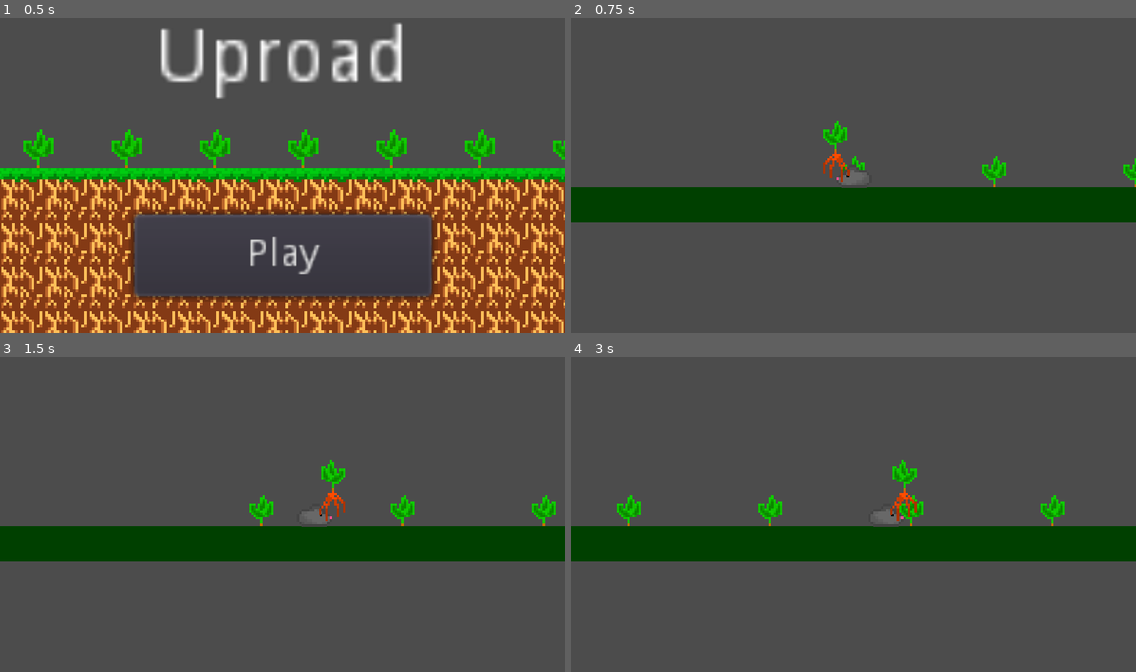
Above: before the commit, frames 1-4 (two rows, left to right).
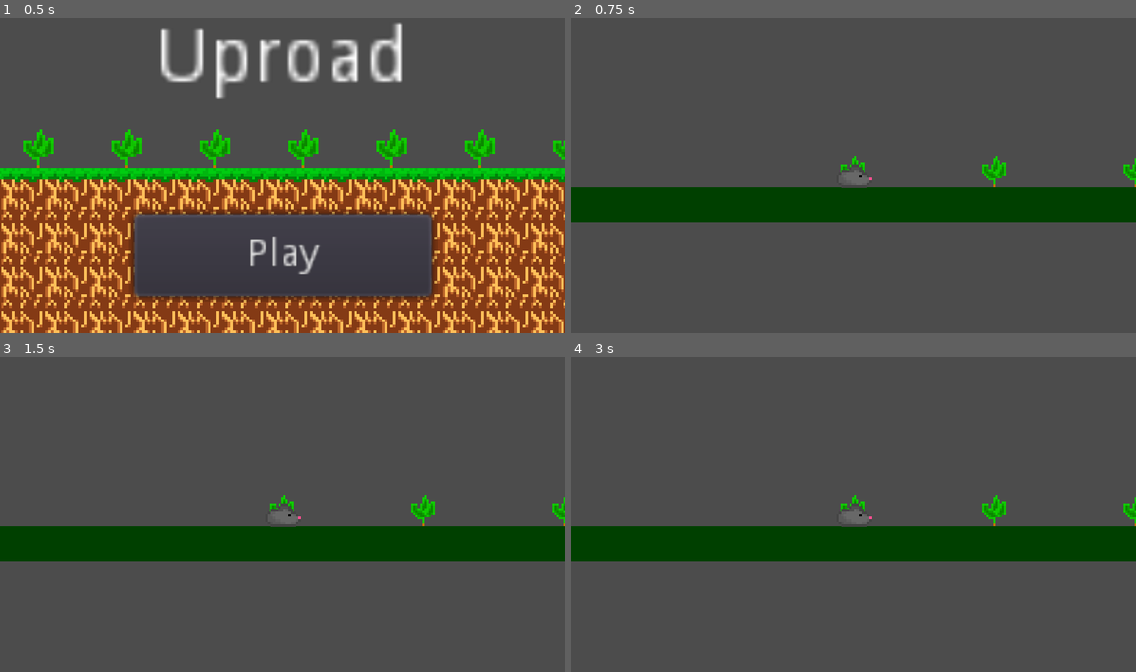
Above: after the commit, the same moments.

Repository: EndersteveGamer/GGJ-2023
Game: Godot game, scene res://Scene/Main Menu.tscn
Two runs of this game, one before a commit and one after it. Both use one fixed random seed, a clock stepped at 60 frames per second and the inputs below.
Inputs:
- Up to frame 1 (0.5 s): no input
- Up to frame 2 (0.75 s): click "Play" at 0.5 s
- Up to frame 3 (1.5 s): tap Enter at 1.25 s; hold Right (ui_right) from 1.28 s (still down)
- Up to frame 4 (3 s): release Right (ui_right) at 2.03 s; hold Down (ui_down) 2.03-2.78 s; hold Right (ui_right) from 2.78 s (still down)

Frame 1 is identical in both runs. In frame 2, 0.4% of the frame differs, in the area x 44-54%, y 32-53%; in frame 3, 1.5%; in frame 4, 1.8%, in the area x 8-100%, y 32-54%.
Error after the commit: Attempt to call function 'get_node' in base 'null instance' on a null instance. (res://Script/Rat.gd:9)

Commit message:
Audio manager

Diff:
--- /dev/null
+++ b/The Other Godot Project/Scene/AudioManager.gd
@@ -0,0 +1,34 @@
+extends Node2D
+
+var num_players = 32
+var bus = "master"
+
+var available = []  # The available players.
+var queue = []  # The queue of sounds to play.
+var positionQueue=[] # where the sound is played
+
+func _ready():
+	# Create the pool of AudioStreamPlayer nodes.
+	for i in num_players:
+		var p = AudioStreamPlayer2D.new()
+		add_child(p)
+		p.connect("finished", self, "_on_stream_finished", [p])
+		p.bus = bus
+		available.append(p)
+
+func _on_stream_finished(stream):
+	# When finished playing a stream, make the player available again.
+	available.append(stream)
+
+func play(sound,where=Vector2(0,0)):
+	queue.append(sound)
+	positionQueue.append(where)
+
+func _process(delta):
+	# Play a queued sound if any players are available.
+	if not queue.empty() and not available.empty():
+		available[0].stream = queue.pop_front()
+		available[0].position=positionQueue.pop_front()
+		#print("played at "+str(available[0].position))
+		available[0].play()
+		available.pop_front()
--- a/The Other Godot Project/Scene/Game.tscn
+++ b/The Other Godot Project/Scene/Game.tscn
@@ -1,7 +1,8 @@
-[gd_scene load_steps=5 format=2]
+[gd_scene load_steps=6 format=2]
 
 [ext_resource path="res://Scene/Rat.tscn" type="PackedScene" id=1]
 [ext_resource path="res://Sprite/grass.png" type="Texture" id=2]
+[ext_resource path="res://Scene/AudioManager.gd" type="Script" id=3]
 [ext_resource path="res://Script/Game.gd" type="Script" id=4]
 
 [sub_resource type="GDScript" id=1]
@@ -37,3 +38,6 @@
 current = true
 smoothing_enabled = true
 script = SubResource( 1 )
+
+[node name="AudioManager" type="Node2D" parent="."]
+script = ExtResource( 3 )
--- a/The Other Godot Project/Scene/Rat.tscn
+++ b/The Other Godot Project/Scene/Rat.tscn
@@ -1,8 +1,7 @@
-[gd_scene load_steps=5 format=2]
+[gd_scene load_steps=4 format=2]
 
 [ext_resource path="res://Sprite/Side Rat.png" type="Texture" id=1]
 [ext_resource path="res://Script/Rat.gd" type="Script" id=2]
-[ext_resource path="res://Sprite/Plantier plant.png" type="Texture" id=3]
 
 [sub_resource type="RectangleShape2D" id=1]
 extents = Vector2( 32, 32 )
@@ -28,7 +27,6 @@
 position = Vector2( 32, -32 )
 scale = Vector2( 4, 4 )
 z_index = 2
-texture = ExtResource( 3 )
 
 [connection signal="area_entered" from="Grab" to="." method="_on_Grab_area_entered"]
 [connection signal="area_exited" from="Grab" to="." method="_on_Grab_area_exited"]
--- a/The Other Godot Project/Script/Game.gd
+++ b/The Other Godot Project/Script/Game.gd
@@ -54,6 +54,7 @@
 		gridSet(x,newPlant)
 		newPlant.position.y+=32
 		print("index "+str(newPlant.index))
+		newPlant.audioManager=owner.get_node("AudioManager")
 		return newPlant
 	return null
 
--- a/The Other Godot Project/Script/Plant.gd
+++ b/The Other Godot Project/Script/Plant.gd
@@ -11,7 +11,7 @@
 var dying=false
 var decay=0
 var dead=false
-
+var audioManager
 # time in seconds
 export var timeToGrow=30
 export var timeToDecay=5
--- a/The Other Godot Project/Script/Rat.gd
+++ b/The Other Godot Project/Script/Rat.gd
@@ -6,10 +6,14 @@
 var facing=false # false is facing right
 onready var sprite=get_node("Sprite")
 onready var grabbed=get_node("Grab").get_node("Grabbed")
+var audioManager=owner.get_node("AudioManager")
 
 var touched=null #the plant the rat touches right now
 var second=null #the second plant it touches
 var uproot=null #the plant the rat picked, if null the rat is empty handed
+var uprooting=0
+export var timeToUproot=0.5
+
 var index=0
 
 func _ready():
@@ -34,6 +38,7 @@
 		else:
 			second=null
 		if uproot!=null:
+			uprooting=0.001
 			grabbed.texture=uproot.get_node("Sprite").texture
 			uproot.owner.remove_child(uproot)
 			owner.gridTake(uproot.index)
@@ -81,8 +86,18 @@
 		touched=second
 		second=null
 
+func playerUproot(delta):
+	uprooting+=delta
+	deltaSpeed.x*=deceleration
+	if uprooting>timeToUproot:
+		uprooting=0
+	move_and_slide(deltaSpeed)
+
 func _physics_process(delta):
-	playerMovement(delta)
+	if uprooting>0:
+		playerUproot(delta)
+	else:
+		playerMovement(delta)
 
 # Called every frame. 'delta' is the elapsed time since the previous frame.
 #func _process(delta):
Not shown, added: The Other Godot Project/Sound/Scream.ogg.import
Not shown, added: The Other Godot Project/Sound/Scream.ogg
